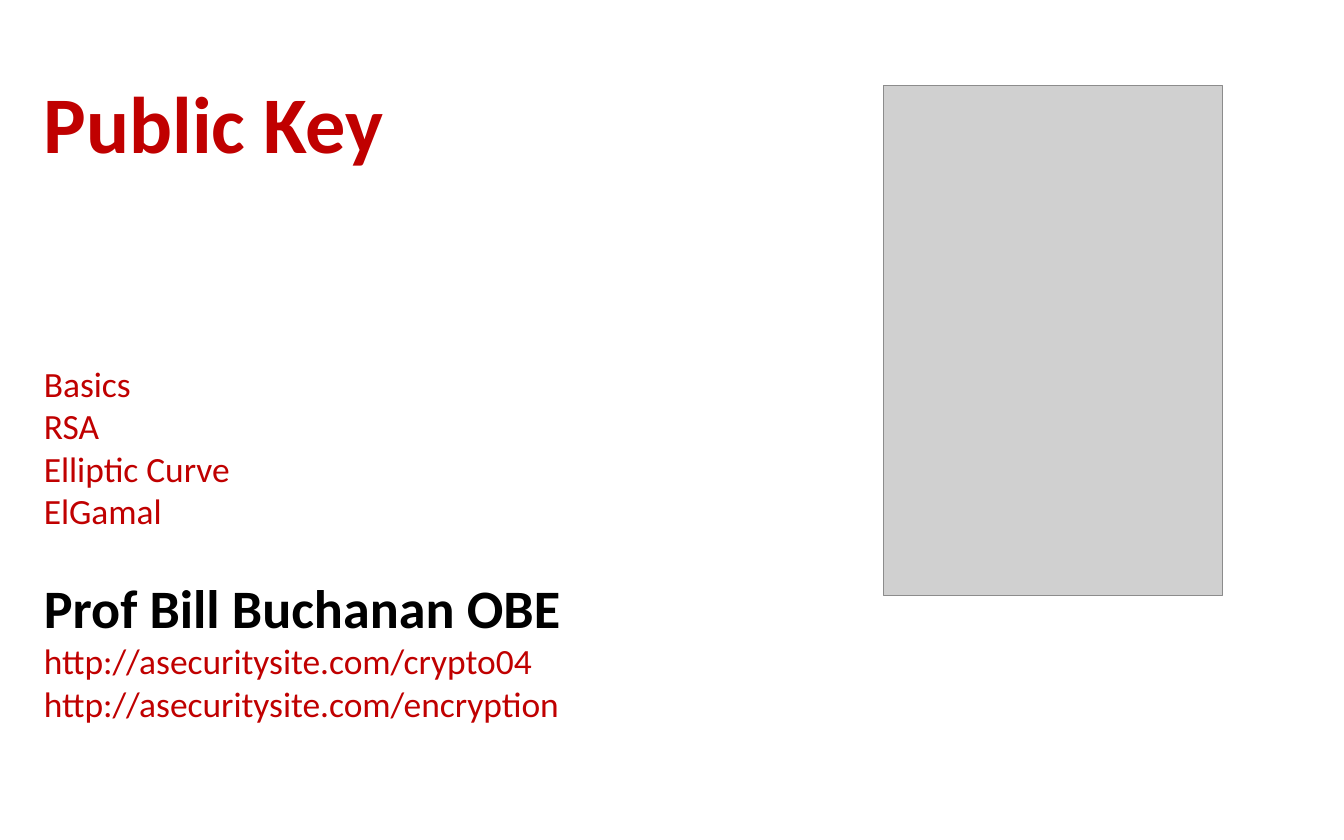
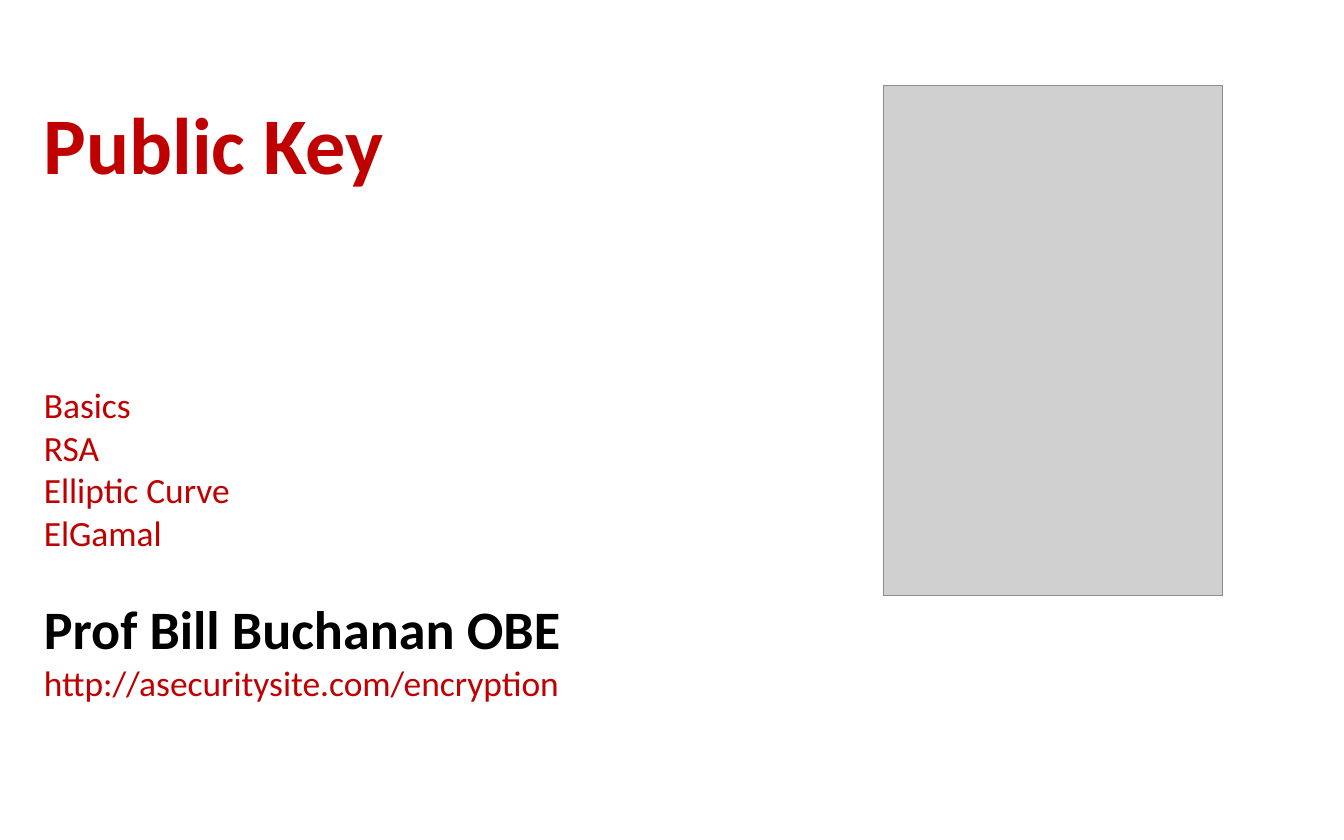
Before and after one commit to billbuchanan/cryptomasterclass, a slide deck: slide 25 of 03_public/lecture/data_public_msc.pptx (slide 21 before the commit). Drawn at 1344x840 pixels with LibreOffice and Linux fonts; fonts in the diff are those of the drawing; grey boxes stand for pictures. Boxes give left, top, right and bottom in pixels: in the first picture for what was removed or moved away, otherwise in the second. Text is boxed around its words. In the diff, an @@ line names an element or a change of style, - is before the commit and + after.

```diff
--- a/03_public/lecture/data_public_msc.pptx
+++ b/03_public/lecture/data_public_msc.pptx
@@ title at <box>44,117,560,702</box>: text changed @@
-Public Key
-Basics
-RSA
-Elliptic Curve
-ElGamal
-Prof Bill Buchanan OBE
-http://asecuritysite.com/crypto04
-http://asecuritysite.com/encryption
+Public Key
+Basics
+RSA
+Elliptic Curve
+ElGamal
+Prof Bill Buchanan OBE
+http://asecuritysite.com/encryption
```
Also in this commit, not shown: 1 other slide changed, 4 slides added, 5 other files.
